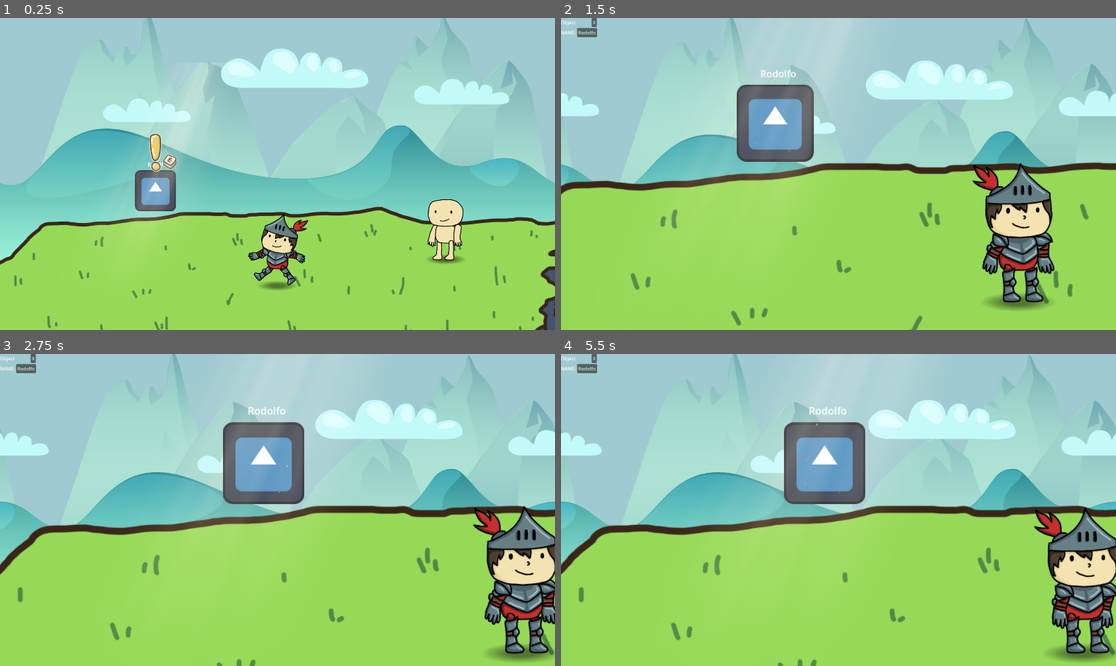
Above: before the commit, frames 1-4 (two rows, left to right).
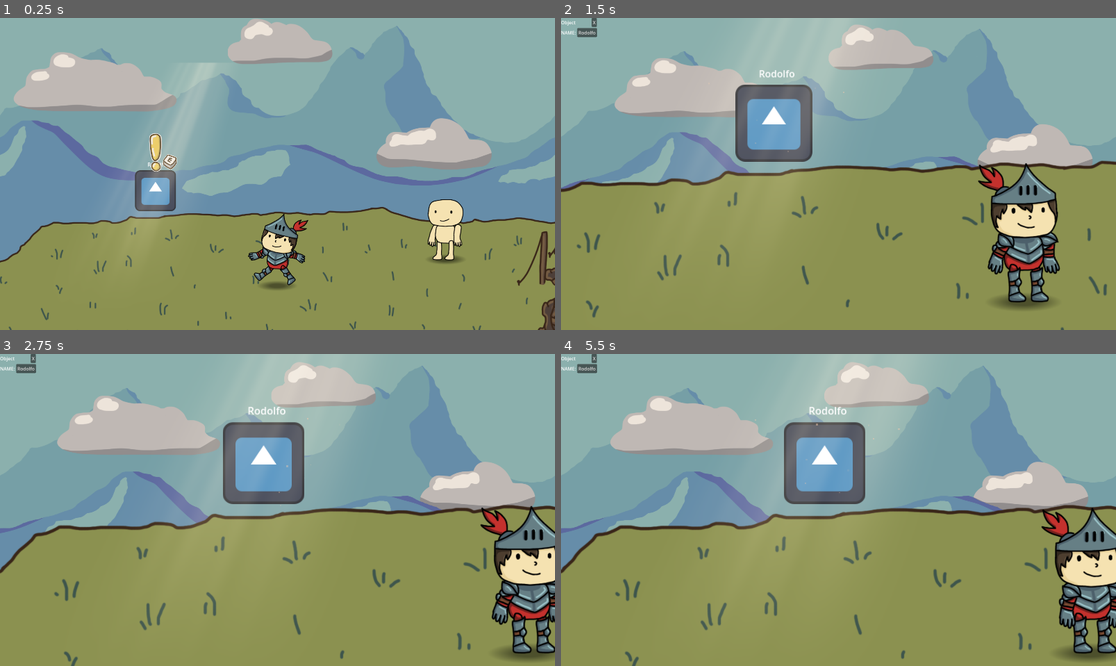
Above: after the commit, the same moments.

Repository: Caslus/cronicas-de-bugdonia
Game: Godot game, scene res://Scenes/poc.tscn
Same seed, same stepped clock (60 frames per second), same inputs: the game is played once before the commit and once after it. The engine's default icon, where the game draws it, is replaced by a stand-in: a white triangle on a blue panel in a dark square.
Inputs (mouse positions are in pixels of both pictures, inside the frame that each line leads up to):
- Up to frame 1 (0.25 s): no input
- Up to frame 2 (1.5 s): move the mouse to (716, 189) at 0.52 s; hold D (ui_right) from 0.53 s (still down); tap E (interact) at 0.6 s; click (716, 189) at 0.67 s; tap Space at 0.77 s; move the mouse to (938, 252) at 1.27 s; tap Shift at 1.35 s; click (938, 252) at 1.42 s
- Up to frame 3 (2.75 s): tap Space at 1.52 s; move the mouse to (333, 441) at 2.02 s; release D (ui_right) at 2.03 s; hold A (ui_left) from 2.03 s (still down); hold Ctrl from 2.03 s (still down)
- Up to frame 4 (5.5 s): move the mouse to (810, 572) at 2.77 s; release A (ui_left) at 2.78 s; release Ctrl at 2.78 s; hold D (ui_right) 2.78-4.28 s; tap E (interact) at 2.85, 5.1 s; click (810, 572) at 2.92 s; tap Space at 3.02, 3.77, 4.52 s; move the mouse to (1005, 556) at 3.52 s; hold Shift 3.53-4.28 s; move the mouse to (672, 463) at 4.27 s; hold A (ui_left) 4.28-5.03 s; tap Ctrl at 4.35 s; move the mouse to (866, 510) at 5.02 s; hold D (ui_right) from 5.03 s (still down); click (866, 510) at 5.17 s

The runs differ from the first frame. In frame 1, 94% of the frame differs, in the area x 0-100%, y 0-100%; in frame 2, 93%; in frame 3, 92%; in frame 4, 92%.

Commit message:
style: new assets

Diff:
--- /dev/null
+++ b/Dialog/FallenBridge.json
@@ -0,0 +1,54 @@
+[
+	{
+		"id": "1",
+		"text": "It's such a shame...",
+		"options": [
+			{ "text": "What are you talking about?", "next": "2" },
+			{ "text": "I don't care.", "next": null }
+		]
+	},
+	{
+		"id": "2",
+		"text": "The bridge... It's gone!",
+		"options": [{ "text": "Oh no!", "next": "3" }]
+	},
+	{
+		"id": "3",
+		"text": "Yeah, it's a real tragedy. I don't know how I'll get across now.",
+		"options": [{ "text": "...", "next": "4" }]
+	},
+	{
+		"id": "4",
+		"text": "It would be great if someone could help me out.",
+		"options": [
+			{ "text": "I'll help you.", "next": "5" },
+			{ "text": "I can't help you.", "next": null }
+		]
+	},
+	{
+		"id": "5",
+		"text": "Really? That would be amazing!",
+		"options": [
+			{ "text": "...", "next": "6" },
+			{ "text": "I changed my mind.", "next": null }
+		]
+	},
+	{
+		"id": "6",
+		"text": "In that case, I heard that magicians can edit the world around them. Maybe you could find one to help me out.",
+		"options": [{ "text": "I am a magician!", "next": "7" }]
+	},
+	{
+		"id": "7",
+		"text": "Oh, that's great! Can you try editing that floating platform over there?",
+		"options": [
+			{ "text": "Sure!", "next": "8" },
+			{ "text": "I can't help you.", "next": null }
+		]
+	},
+	{
+		"id": "8",
+		"text": "Thank you so much! I can finally get across now.",
+		"options": []
+	}
+]
--- a/Scenes/Entity/NPC.tscn
+++ b/Scenes/Entity/NPC.tscn
@@ -25,9 +25,10 @@
 
 [node name="Dialog" type="VBoxContainer" parent="." index="6"]
 z_index = 100
+clip_contents = true
 offset_left = 80.0
 offset_top = -35.0
-offset_right = 120.0
+offset_right = 330.0
 offset_bottom = 5.0
 
 [node name="PointLight2D" type="PointLight2D" parent="." index="7"]
--- a/Scenes/poc.tscn
+++ b/Scenes/poc.tscn
@@ -1,11 +1,15 @@
-[gd_scene load_steps=30 format=3 uid="uid://bhs0tcq33s1sc"]
+[gd_scene load_steps=34 format=3 uid="uid://bhs0tcq33s1sc"]
 
 [ext_resource type="Texture2D" uid="uid://c08s16xa2r7wh" path="res://Assets/icon.svg" id="1_0qo5a"]
-[ext_resource type="Texture2D" uid="uid://diughd3j6e4b8" path="res://Assets/teste.png" id="1_m1u6v"]
+[ext_resource type="Texture2D" uid="uid://bd4oj4a0ttgxf" path="res://Assets/Background/Clouds.png" id="3_i6grk"]
 [ext_resource type="Shader" uid="uid://d4f40oblnyfg0" path="res://Shaders/shiny.gdshader" id="4_35a4y"]
+[ext_resource type="Texture2D" uid="uid://b3r3iqfyl71tp" path="res://Assets/Background/Hills.png" id="4_i6grk"]
+[ext_resource type="Texture2D" uid="uid://bcdpgqnn3ymdo" path="res://Assets/Background/Mountains.png" id="5_7wpht"]
 [ext_resource type="Script" uid="uid://dy12jc5lwfsjh" path="res://Scripts/Selectable.gd" id="5_gv2ab"]
+[ext_resource type="Texture2D" uid="uid://c1icpnkjpwirg" path="res://Assets/Objects/Cliff.png" id="6_i6grk"]
 [ext_resource type="Script" uid="uid://cvp73h1iqxaof" path="res://Scripts/AttributeEditor.gd" id="6_j81f7"]
 [ext_resource type="Script" uid="uid://r5pp0sf067jp" path="res://Scripts/square.gd" id="7_m1u6v"]
+[ext_resource type="Texture2D" uid="uid://brac0nym6yjvh" path="res://Assets/Objects/NoEntry.png" id="7_pddq8"]
 [ext_resource type="Shader" uid="uid://dg1ggw3ohp80e" path="res://Shaders/godray.gdshader" id="8_pxbtr"]
 [ext_resource type="Script" uid="uid://bdd460m5b8pte" path="res://Scripts/selected_manager.gd" id="9_kt8cb"]
 [ext_resource type="PackedScene" uid="uid://cakt5wbo6p32p" path="res://Scenes/Utils/interactable.tscn" id="12_kt8cb"]
@@ -14,9 +18,8 @@
 [ext_resource type="PackedScene" uid="uid://cherfw86xm8pm" path="res://Scenes/Entity/Player.tscn" id="15_m1u6v"]
 [ext_resource type="Script" uid="uid://7hud6wwm12en" path="res://Scripts/DialogManager.gd" id="15_pxbtr"]
 [ext_resource type="Script" uid="uid://dyprl6i7cqri1" path="res://Scripts/Cloud.gd" id="17_pddq8"]
-[ext_resource type="Texture2D" uid="uid://b1a5s6wpjybfe" path="res://Assets/test/layer04_Clouds.png" id="20_7wpht"]
-[ext_resource type="Texture2D" uid="uid://5npcpxhyx184" path="res://Assets/test/layer05_Hills.png" id="20_t30v0"]
-[ext_resource type="Texture2D" uid="uid://duouvr2jx74t3" path="res://Assets/test/layer06_Rocks.png" id="22_qieib"]
+[ext_resource type="Script" uid="uid://br3yjoye3jsd8" path="res://Scripts/Killzone.gd" id="19_i6grk"]
+[ext_resource type="Texture2D" uid="uid://by0ie0wjc3dna" path="res://Assets/Objects/FallenBridge.png" id="20_7wpht"]
 
 [sub_resource type="Theme" id="Theme_pddq8"]
 
@@ -80,6 +83,9 @@
 [sub_resource type="Gradient" id="Gradient_35a4y"]
 colors = PackedColorArray(1, 1, 1, 0, 1, 1, 1, 1)
 
+[sub_resource type="RectangleShape2D" id="RectangleShape2D_pddq8"]
+size = Vector2(999999, 20)
+
 [node name="POC" type="Node2D"]
 
 [node name="UI" type="CanvasLayer" parent="."]
@@ -99,38 +105,39 @@
 scroll_base_offset = Vector2(-960, -540)
 scroll_ignore_camera_zoom = true
 
-[node name="Clouds" type="ParallaxLayer" parent="ParallaxBackground"]
+[node name="Hills" type="ParallaxLayer" parent="ParallaxBackground"]
 z_index = -2
 position = Vector2(0, -250)
 motion_scale = Vector2(0.4, 0.4)
+motion_offset = Vector2(0, 500)
+motion_mirroring = Vector2(1920, 0)
+
+[node name="Layer05Hills" type="Sprite2D" parent="ParallaxBackground/Hills"]
+texture = ExtResource("4_i6grk")
+centered = false
+
+[node name="Clouds" type="ParallaxLayer" parent="ParallaxBackground"]
+z_index = -3
+position = Vector2(0, -250)
+motion_scale = Vector2(0.2, 0.2)
 motion_offset = Vector2(0, 200)
 motion_mirroring = Vector2(1920, 0)
 script = ExtResource("17_pddq8")
 speed = -10.0
 
 [node name="Layer04Clouds" type="Sprite2D" parent="ParallaxBackground/Clouds"]
-texture = ExtResource("20_7wpht")
-centered = false
-
-[node name="Cliffs" type="ParallaxLayer" parent="ParallaxBackground"]
-z_index = -3
-position = Vector2(0, -250)
-motion_scale = Vector2(0.2, 0.2)
-motion_offset = Vector2(0, 82)
-motion_mirroring = Vector2(1920, 0)
-
-[node name="Layer05Hills" type="Sprite2D" parent="ParallaxBackground/Cliffs"]
-texture = ExtResource("20_t30v0")
+texture = ExtResource("3_i6grk")
 centered = false
 
 [node name="Mountains" type="ParallaxLayer" parent="ParallaxBackground"]
 z_index = -4
 position = Vector2(0, -250)
 motion_scale = Vector2(0.1, 0.1)
+motion_offset = Vector2(0, 250)
 motion_mirroring = Vector2(1920, 0)
 
 [node name="Layer06Rocks" type="Sprite2D" parent="ParallaxBackground/Mountains"]
-texture = ExtResource("22_qieib")
+texture = ExtResource("5_7wpht")
 centered = false
 
 [node name="StaticBody2D" type="StaticBody2D" parent="."]
@@ -139,10 +146,10 @@
 
 [node name="Sprite2D" type="Sprite2D" parent="StaticBody2D"]
 light_mask = 3
-texture = ExtResource("1_m1u6v")
+texture = ExtResource("6_i6grk")
 
 [node name="CollisionShape2D2" type="CollisionShape2D" parent="StaticBody2D"]
-position = Vector2(-1216.5, -386)
+position = Vector2(-1111.5, -387)
 shape = SubResource("RectangleShape2D_kt8cb")
 
 [node name="CollisionShape2D" type="CollisionShape2D" parent="StaticBody2D"]
@@ -208,6 +215,7 @@
 [node name="Player" parent="." instance=ExtResource("15_m1u6v")]
 z_index = 10
 position = Vector2(-247, -83)
+VAR_SPEED = 15.0
 
 [node name="SelectedManager" type="Node" parent="Player"]
 script = ExtResource("9_kt8cb")
@@ -220,3 +228,22 @@
 
 [node name="NPC" parent="." instance=ExtResource("14_j81f7")]
 position = Vector2(335, -127)
+dialogFile = "res://Dialog/FallenBridge.json"
+
+[node name="Killzone" type="Area2D" parent="."]
+script = ExtResource("19_i6grk")
+
+[node name="CollisionShape2D" type="CollisionShape2D" parent="Killzone"]
+position = Vector2(0, 377)
+shape = SubResource("RectangleShape2D_pddq8")
+
+[node name="Objects" type="Node2D" parent="."]
+
+[node name="NoEntry" type="Sprite2D" parent="Objects"]
+position = Vector2(-1520, 16)
+scale = Vector2(1.5, 1.5)
+texture = ExtResource("7_pddq8")
+
+[node name="FallenBridge" type="Sprite2D" parent="Objects"]
+position = Vector2(682, 82)
+texture = ExtResource("20_7wpht")
--- a/Scripts/DialogManager.gd
+++ b/Scripts/DialogManager.gd
@@ -17,10 +17,10 @@
 
 func setText(text):
 	if npc == null: return
-	var dialogText = Label.new()
+	var dialogText: Label = Label.new()
 	dialogText.name = "Bubble"
 	dialogText.text = text
-	dialogText.size = Vector2(200, 100)
+	dialogText.autowrap_mode = TextServer.AUTOWRAP_WORD_SMART
 	npc.get_node("Dialog").add_child(dialogText)
 
 func clearDialog():
--- /dev/null
+++ b/Scripts/Killzone.gd
@@ -0,0 +1,9 @@
+extends Area2D
+
+func _on_body_entered(body):
+	if body.name == "Player":
+		body.position = Vector2(-270, -270)
+
+
+func _ready() -> void:
+	connect("body_entered", Callable(self, "_on_body_entered"))
--- a/project.godot
+++ b/project.godot
@@ -69,4 +69,4 @@
 [rendering]
 
 anti_aliasing/quality/msaa_2d=1
-environment/defaults/default_clear_color=Color(0.623529, 0.792157, 0.819608, 1)
+environment/defaults/default_clear_color=Color(0.545098, 0.690196, 0.678431, 1)
Binary file added: Assets/Background/Clouds.png
Not shown, changed: Assets/Background/Clouds.png.import
Binary file added: Assets/Background/Hills.png
Not shown, changed: Assets/Background/Hills.png.import
Binary file added: Assets/Background/Mountains.png
Not shown, changed: Assets/Background/Mountains.png.import
Binary file added: Assets/Objects/Cliff.png
Not shown, changed: Assets/Objects/Cliff.png.import
Binary file added: Assets/Objects/FallenBridge.png
Not shown, changed: Assets/Objects/FallenBridge.png.import
Binary file added: Assets/Objects/NoEntry.png
Not shown, changed: Assets/Objects/NoEntry.png.import
(and 45 more such lines)
